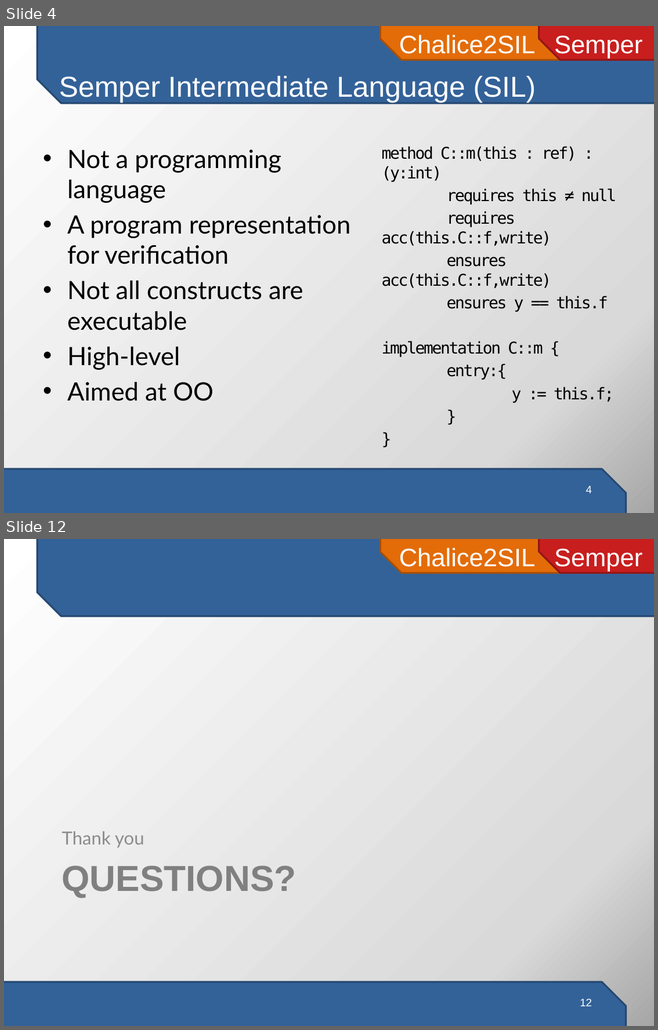
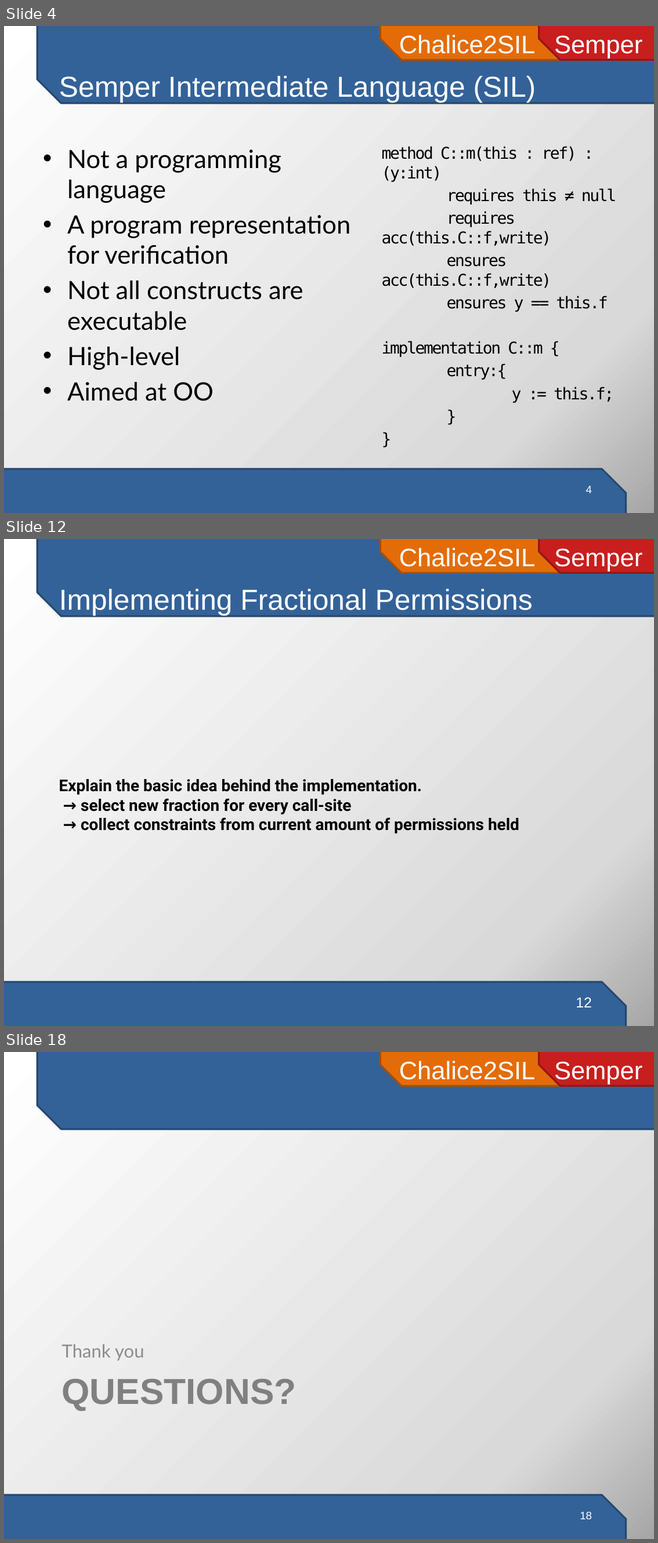
Before and after one commit to viperproject/chalice2silver, a slide deck: chalice2sil/doc/presentation/chalice2sil-presentation.pptx. Shown one above the other, each under a label of ours: slides 4 and 12 before the commit, slides 4, 12 and 18 after it; the slides between them are not shown. The pictures are 658x1030 and 658x1543 pixels, drawn with LibreOffice and Linux fonts; fonts in the diff are those of the drawing. Boxes give left, top, right and bottom in pixels: in the first picture for what was removed or moved away, otherwise in the second. Text is boxed around its words. In the diff, an @@ line names an element or a change of style, - is before the commit and + after.

```diff
--- a/chalice2sil/doc/presentation/chalice2sil-presentation.pptx
+++ b/chalice2sil/doc/presentation/chalice2sil-presentation.pptx
@@ slide 12 added at [4, 539, 654, 1026], background gradient #FFFFFF to #D9D9D9 to #A6A6A6; not listed: 4 template elements that a slide beside it also shows @@
@@ title added at [59, 589, 532, 616], 32 pt, text #FFFFFF @@
+Implementing Fractional Permissions
@@ text added at [59, 779, 519, 834], 18 pt, text #000000, bold @@
+Explain the basic idea behind the implementation.
+→ select new fraction for every call-site
+→ collect constraints from current amount of permissions held
@@ page number added at [575, 997, 592, 1008], 16 pt, text #FFFFFF @@
+12
@@ what was slide 12 is now slide 18 @@
@@ page number at [579, 1512, 592, 1519]: text changed @@
-12
+18
```
Also in this commit, not shown: 2 slides changed, 11 other slides added, 1 other file.
